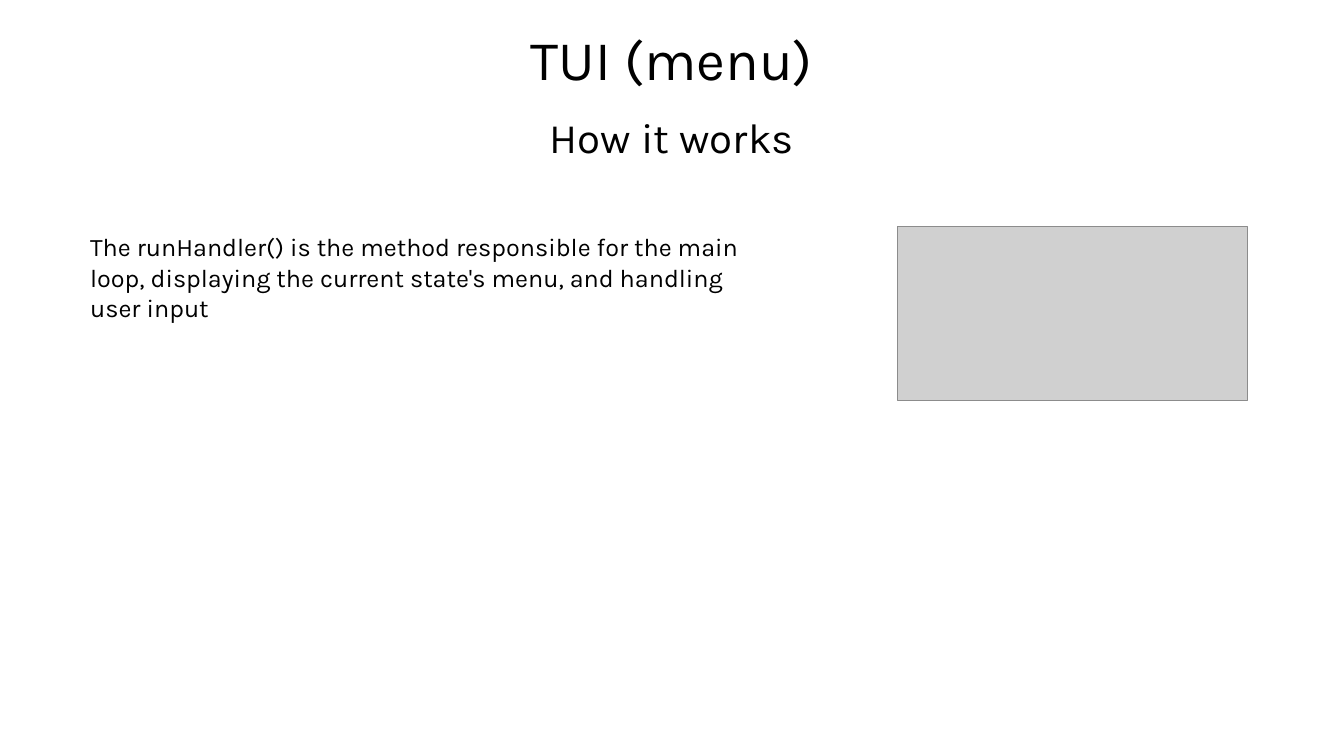
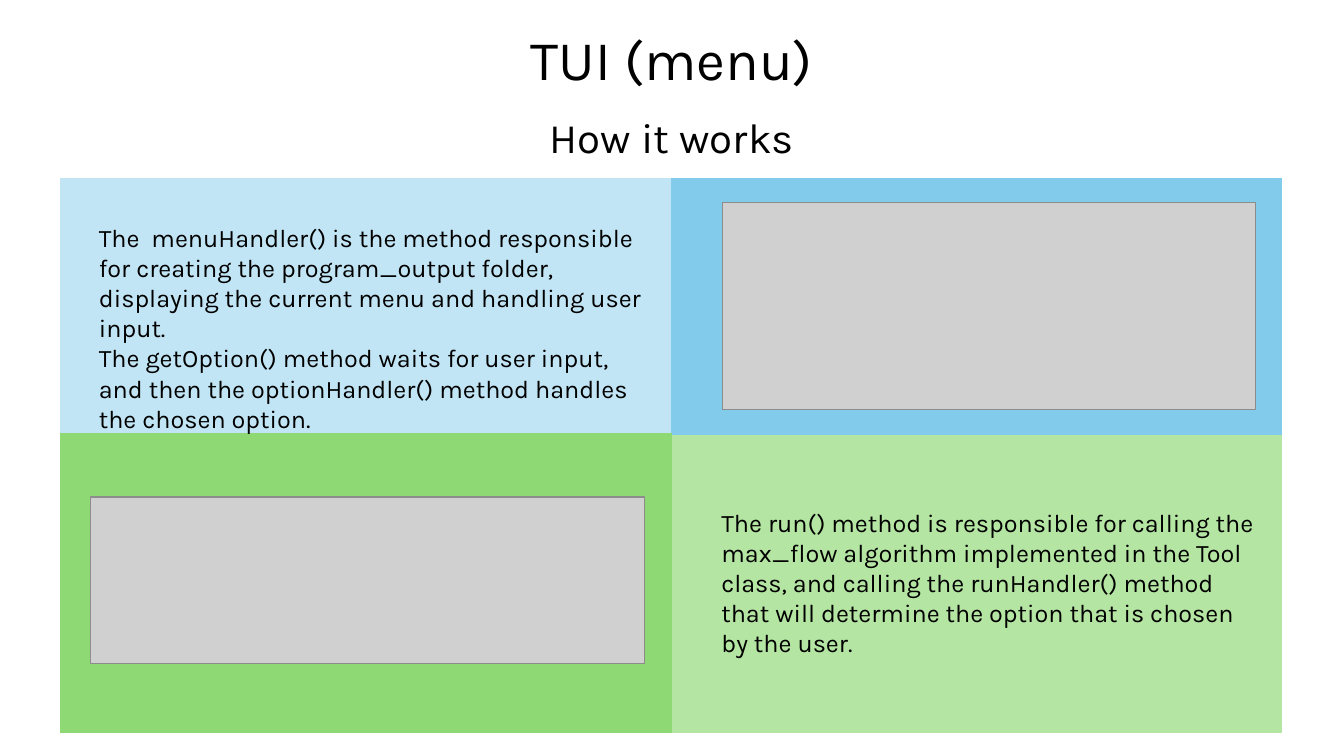
Before and after one commit to Tiago-Su/DA-s-project-1, a slide deck: slide 7 of Presentation.pptx. Drawn at 1344x756 pixels with LibreOffice and Linux fonts; fonts in the diff are those of the drawing; grey boxes stand for pictures. Boxes give left, top, right and bottom in pixels: in the first picture for what was removed or moved away, otherwise in the second. Text is boxed around its words. In the diff, an @@ line names an element or a change of style, - is before the commit and + after.

Commit message:
presentation finished

```diff
--- a/Presentation.pptx
+++ b/Presentation.pptx
@@ rectangle added at <box>62,179,1281,435</box>, fill #C1E5F5, outline #C1E5F5 1.5 pt @@
@@ rectangle added at <box>673,179,1281,435</box>, fill #83CBEB, outline #83CBEB 1.5 pt @@
@@ picture: place and size @@
-picture at <box>898,227,1248,400</box>
+picture at <box>722,203,1255,409</box>
@@ text at <box>99,229,641,404</box>: text changed @@
-The runHandler() is the method responsible for the main loop, displaying the current state's menu, and handling user input
+The menuHandler() is the method responsible for creating the program_output folder, displaying the current menu and handling user input.
+The getOption() method waits for user input, and then the optionHandler() method handles the chosen option.
@@ rectangle added at <box>62,435,1281,732</box>, fill #B4E5A2, outline #B4E5A2 1.5 pt @@
@@ rectangle added at <box>62,435,671,732</box>, fill #8ED973, outline #8ED973 1.5 pt @@
@@ picture added at <box>91,497,645,664</box> @@
@@ text added at <box>721,514,1254,658</box>, 18 pt, text #000000 @@
+The run() method is responsible for calling the max_flow algorithm implemented in the Tool class, and calling the runHandler() method that will determine the option that is chosen by the user.
```
Also in this commit, not shown: 3 other slides changed, 1 slide added, 1 other file.
